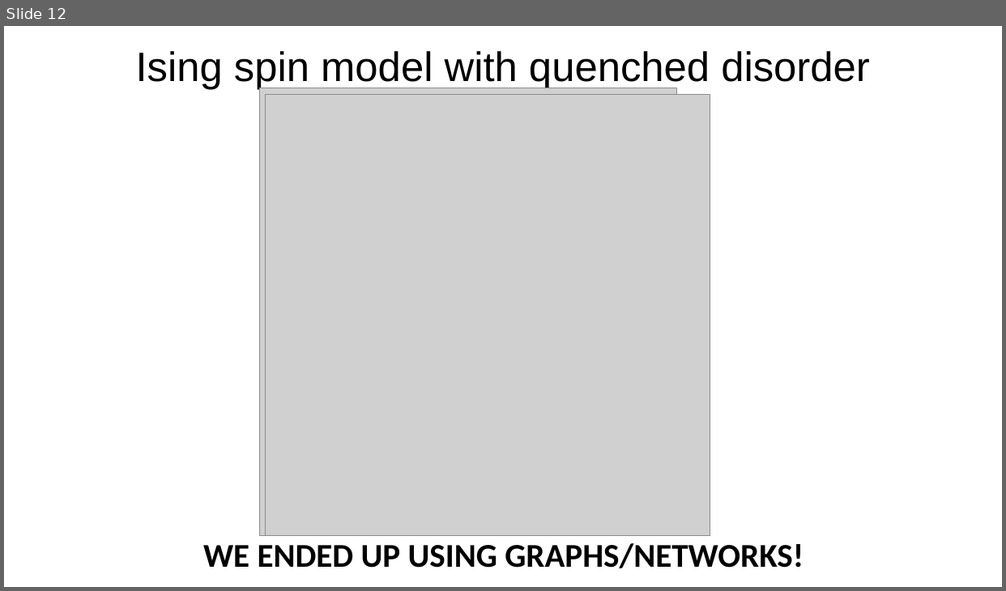
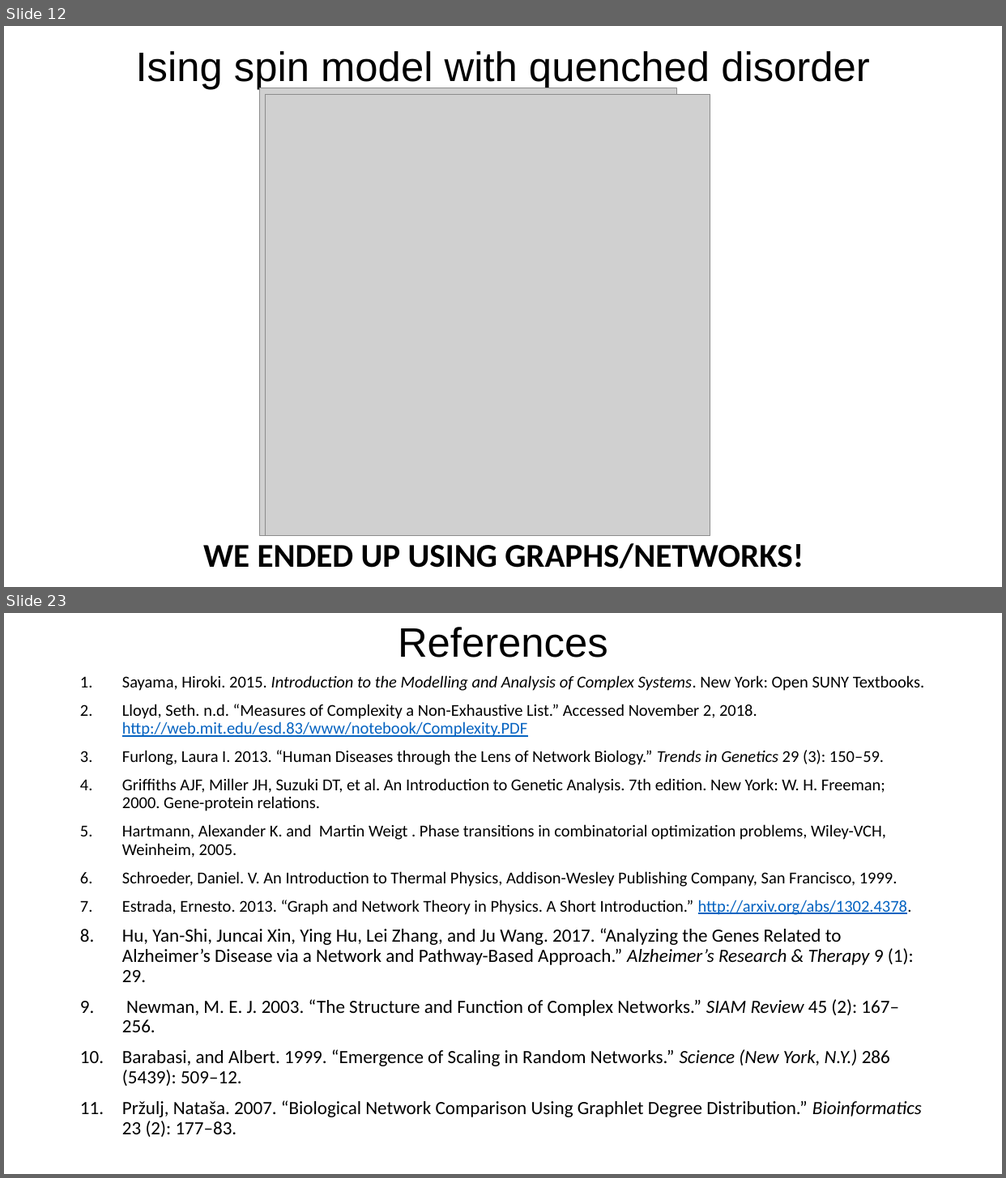
Before and after one commit to VenkiPhy6/seminar-thirdsem, a slide deck: A Primer to Complex Diseases.pptx. Shown one above the other, each under a label of ours: slide 12 before the commit, slides 12 and 23 after it; the slides between them are not shown. The pictures are 1006x591 and 1006x1178 pixels, drawn with LibreOffice and Linux fonts; fonts in the diff are those of the drawing; grey boxes stand for pictures. Boxes give left, top, right and bottom in pixels: in the first picture for what was removed or moved away, otherwise in the second. Text is boxed around its words. In the diff, an @@ line names an element or a change of style, - is before the commit and + after.

```diff
--- a/A Primer to Complex Diseases.pptx
+++ b/A Primer to Complex Diseases.pptx
@@ slide 23 added at box(4, 613, 1002, 1174), background #FFFFFF @@
@@ title added at box(398, 627, 608, 658), 39.6 pt, text #000000 @@
+References
@@ text added at box(122, 675, 924, 1137), 16 pt, text #000000 @@
+1. Sayama, Hiroki. 2015. Introduction to the Modelling and Analysis of Complex Systems. New York: Open SUNY Textbooks.
+2. Lloyd, Seth. n.d. “Measures of Complexity a Non-Exhaustive List.” Accessed November 2, 2018. http://web.mit.edu/esd.83/www/notebook/Complexity.PDF
+3. Furlong, Laura I. 2013. “Human Diseases through the Lens of Network Biology.” Trends in Genetics 29 (3): 150–59.
+4. Griffiths AJF, Miller JH, Suzuki DT, et al. An Introduction to Genetic Analysis. 7th edition. New York: W. H. Freeman; 2000. Gene-protein relations.
+5. Hartmann, Alexander K. and Martin Weigt . Phase transitions in combinatorial optimization problems, Wiley-VCH, Weinheim, 2005.
+6. Schroeder, Daniel. V. An Introduction to Thermal Physics, Addison-Wesley Publishing Company, San Francisco, 1999.
+7. Estrada, Ernesto. 2013. “Graph and Network Theory in Physics. A Short Introduction.” http://arxiv.org/abs/1302.4378.
+8. Hu, Yan-Shi, Juncai Xin, Ying Hu, Lei Zhang, and Ju Wang. 2017. “Analyzing the Genes Related to Alzheimer’s Disease via a Network and Pathway-Based Approach.” Alzheimer’s Research & Therapy 9 (1): 29.
+9. Newman, M. E. J. 2003. “The Structure and Function of Complex Networks.” SIAM Review 45 (2): 167–256.
+10. Barabasi, and Albert. 1999. “Emergence of Scaling in Random Networks.” Science (New York, N.Y.) 286 (5439): 509–12.
+11. Pržulj, Nataša. 2007. “Biological Network Comparison Using Graphlet Degree Distribution.” Bioinformatics 23 (2): 177–83.
```
Also in this commit, not shown: 14 slides changed, 4 other slides added, 1 slide removed, 2 other files.
